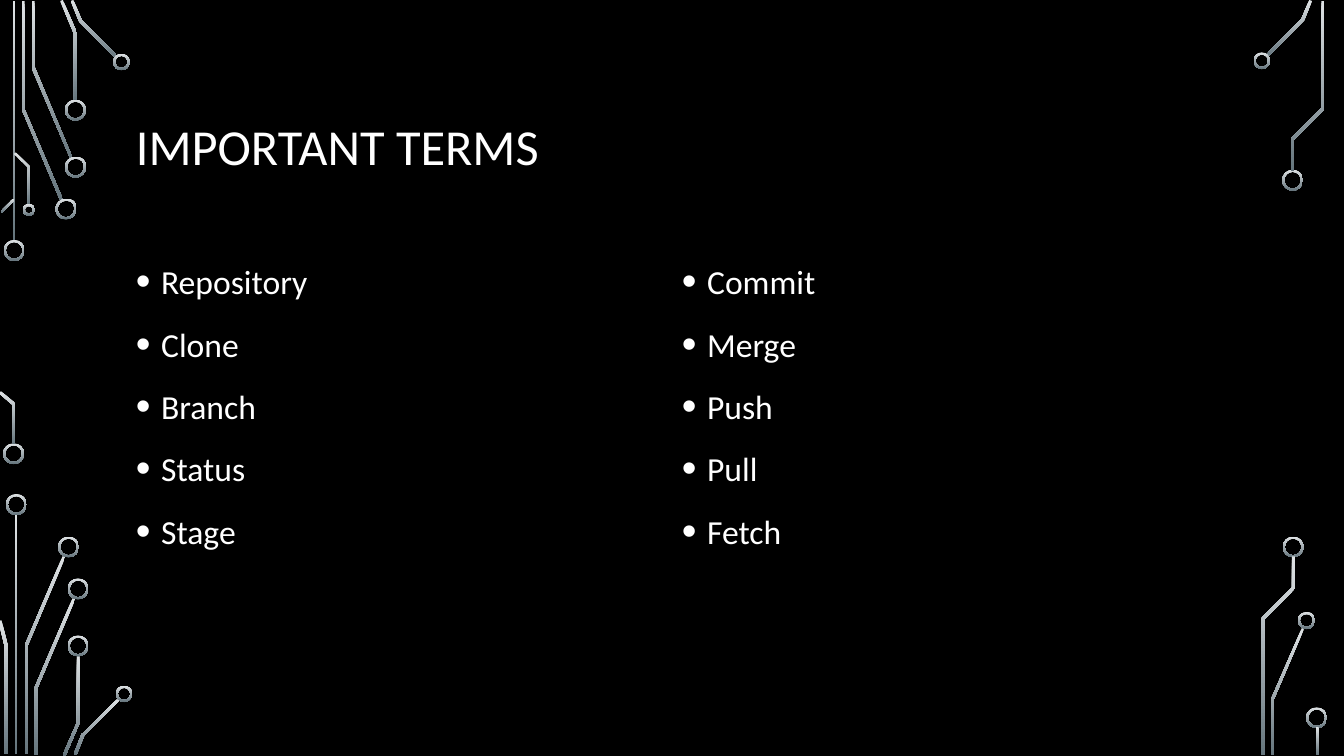
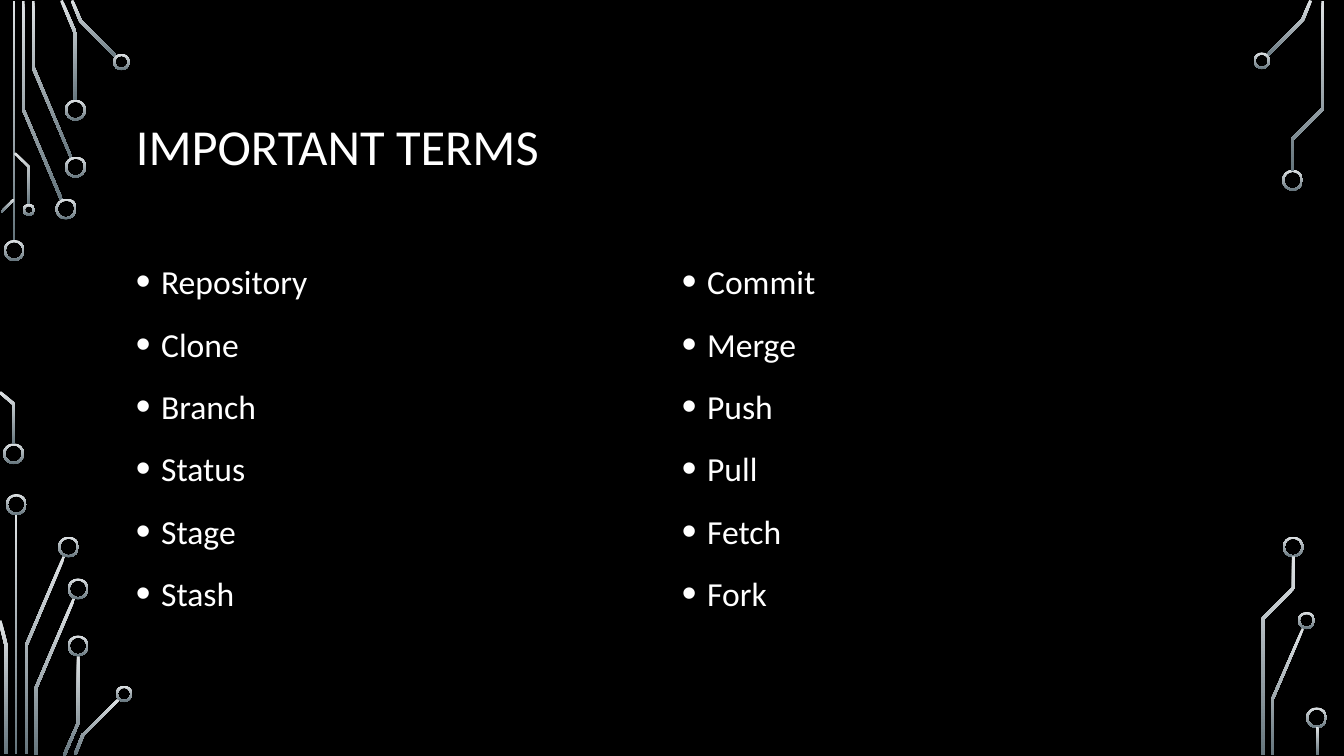
Before and after one commit to onideus/github-101-website, a slide deck: slide 8 of resources/Introduction to github.pptx. Drawn at 1344x756 pixels with LibreOffice and Linux fonts; fonts in the diff are those of the drawing; background and template pictures are left out. Boxes give left, top, right and bottom in pixels: in the first picture for what was removed or moved away, otherwise in the second. Text is boxed around its words. In the diff, an @@ line names an element or a change of style, - is before the commit and + after.

Commit message:
Reversed labs 1 and 2, added fork and stash after review with Chris.

```diff
--- a/resources/Introduction to github.pptx
+++ b/resources/Introduction to github.pptx
@@ text at <box>161,582,234,607</box>: paragraph added @@
+• Stash
@@ text at <box>707,582,767,607</box>: paragraph added @@
+• Fork
```
Also in this commit, not shown: 3 other slides changed, 1 other file.
